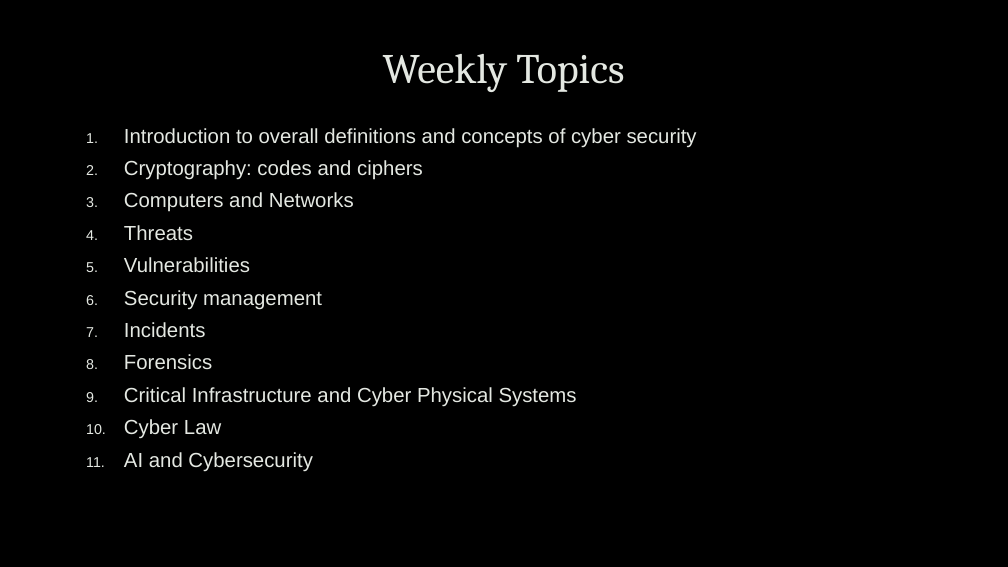
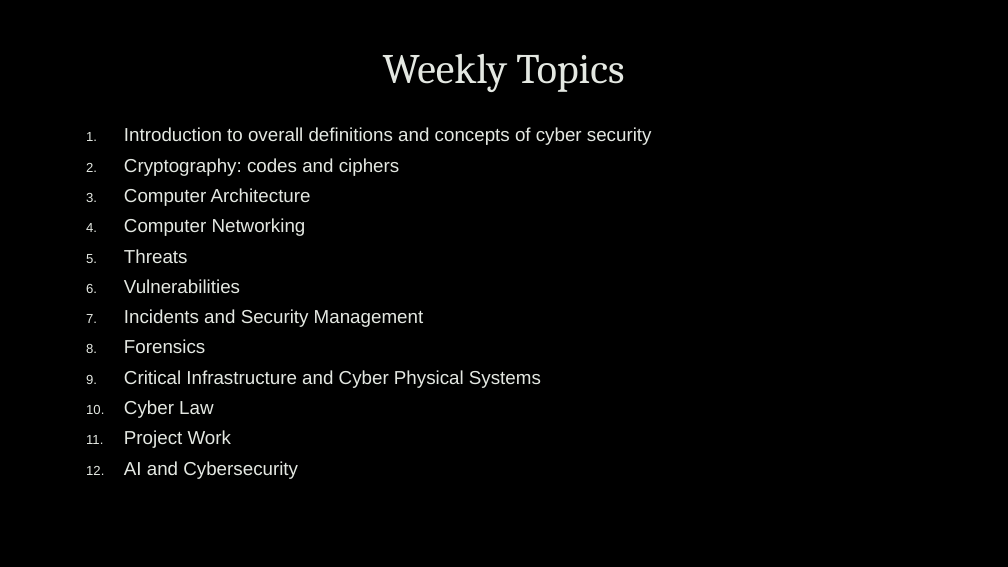
Before and after one commit to robert-mcknight/citx1003, a slide deck: slide 18 of cits1003-lecture_slides/CITX1003-0 Overview.pptx. Drawn at 1008x567 pixels with LibreOffice and Linux fonts; fonts in the diff are those of the drawing; background and template pictures are left out. Boxes give left, top, right and bottom in pixels: in the first picture for what was removed or moved away, otherwise in the second. Text is boxed around its words. In the diff, an @@ line names an element or a change of style, - is before the commit and + after.

Commit message:
Update intro and overview

```diff
--- a/cits1003-lecture_slides/CITX1003-0 Overview.pptx
+++ b/cits1003-lecture_slides/CITX1003-0 Overview.pptx
@@ text at (124, 127, 652, 479): size 19.4 to 17.9 pt in "Introduction to overall definitions and concepts of ...", "Cryptography: codes and ciphers", "Threats", "Vulnerabilities" and 4 more places @@
@@ text at (124, 188, 311, 236): text changed; size 19.4 to 17.9 pt @@
-3. Computers and Networks
+3. Computer Architecture
+4. Computer Networking
@@ text at (124, 309, 423, 327): text changed; size 19.4 to 17.9 pt @@
-6. Security management
-7. Incidents
+7. Incidents and Security Management
@@ text at (124, 430, 231, 448): paragraph added @@
+11. Project Work
```
Also in this commit, not shown: 2 other slides changed, 1 slide removed.
